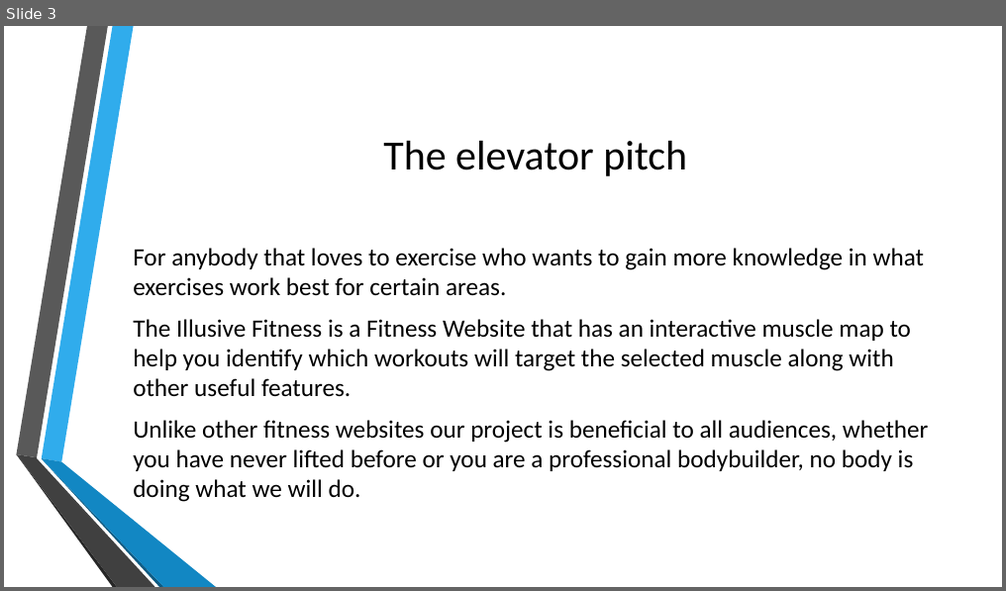
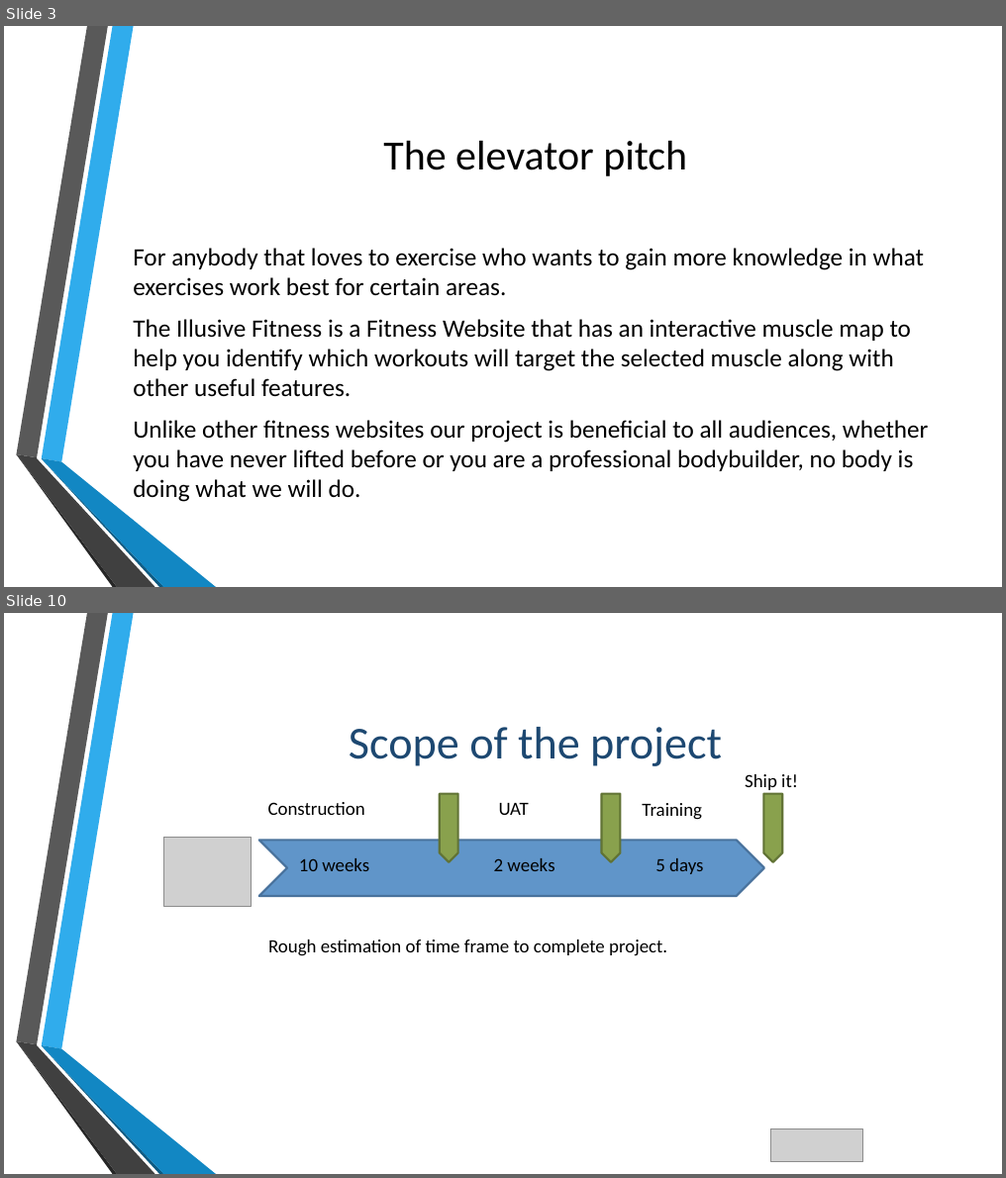
Before and after one commit to PatrickMurray78/Illusive-Fitness, a slide deck: Illusive Fitness.pptx. Shown one above the other, each under a label of ours: slide 3 before the commit, slides 3 and 10 after it; the slides between them are not shown. The pictures are 1006x591 and 1006x1178 pixels, drawn with LibreOffice and Linux fonts; fonts in the diff are those of the drawing; grey boxes stand for pictures; background and template pictures are left out. Boxes give left, top, right and bottom in pixels: in the first picture for what was removed or moved away, otherwise in the second. Text is boxed around its words. In the diff, an @@ line names an element or a change of style, - is before the commit and + after.

```diff
--- a/Illusive Fitness.pptx
+++ b/Illusive Fitness.pptx
@@ slide 10 added at (4, 613, 1002, 1174), background picture (left out); not listed: 6 template elements that a slide beside it also shows @@
@@ title added at (349, 727, 722, 766), 44 pt, text #1D4871 @@
+Scope of the project
@@ text added at (745, 774, 798, 790), 18 pt, text #000000 @@
+Ship it!
@@ text added at (268, 802, 365, 815), 18 pt, text #000000 @@
+Construction
@@ freeform shape added at (440, 794, 458, 862), fill #89A14D, outline #617335 2 pt @@
@@ text added at (499, 803, 529, 815), 18 pt, text #000000 @@
+UAT
@@ freeform shape added at (602, 794, 621, 862), fill #89A14D, outline #617335 2 pt @@
@@ text added at (642, 803, 702, 820), 18 pt, text #000000 @@
+Training
@@ freeform shape added at (764, 794, 783, 862), fill #89A14D, outline #617335 2 pt @@
@@ picture added at (164, 838, 252, 906) @@
@@ chevron added at (259, 840, 764, 896), fill #6095C9, outline #49729C 2 pt @@
@@ text added at (299, 859, 369, 871), 18 pt, text #000000 @@
+10 weeks
@@ text added at (494, 859, 554, 871), 18 pt, text #000000 @@
+2 weeks
@@ text added at (655, 859, 703, 874), 18 pt, text #000000 @@
+5 days
@@ text added at (268, 940, 667, 957), 18 pt, text #000000 @@
+Rough estimation of time frame to complete project.
@@ picture added at (771, 1130, 862, 1161) @@
```
Also in this commit, not shown: 8 other slides added.
